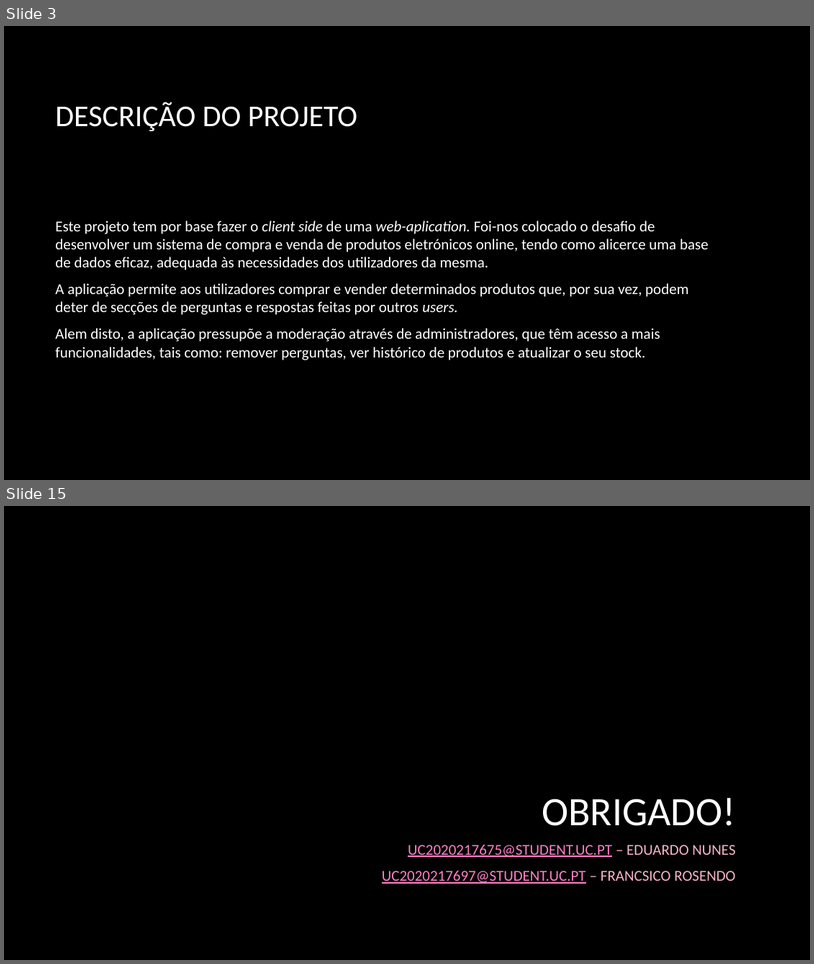
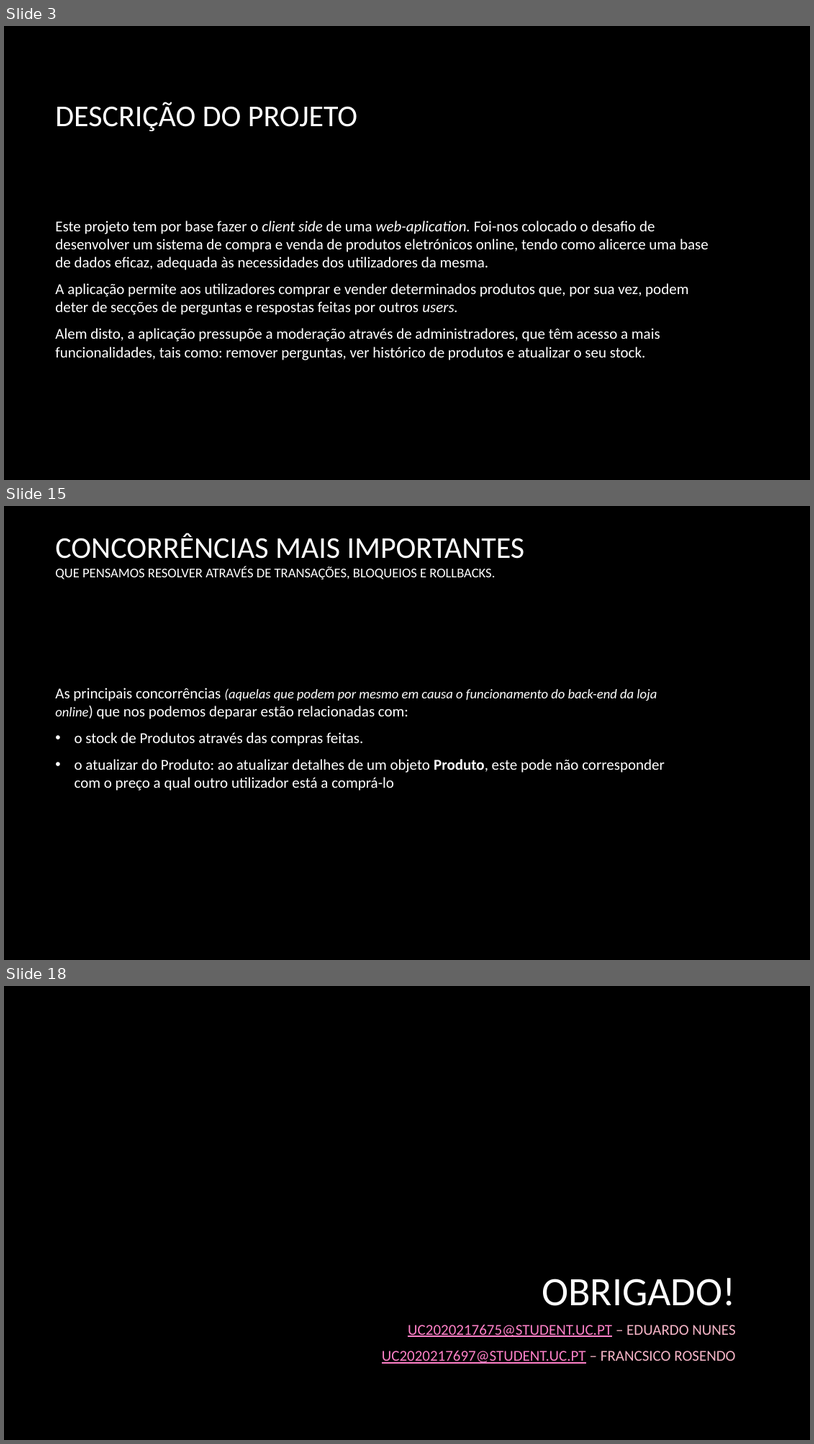
Before and after one commit to PolpEdu/Trabalho-Pr-ticpo, a slide deck: Trabalho prático.pptx. Shown one above the other, each under a label of ours: slides 3 and 15 before the commit, slides 3, 15 and 18 after it; the slides between them are not shown. The pictures are 814x964 and 814x1444 pixels, drawn with LibreOffice and Linux fonts; fonts in the diff are those of the drawing; background and template pictures are left out. Boxes give left, top, right and bottom in pixels: in the first picture for what was removed or moved away, otherwise in the second. Text is boxed around its words. In the diff, an @@ line names an element or a change of style, - is before the commit and + after.

```diff
--- a/Trabalho prático.pptx
+++ b/Trabalho prático.pptx
@@ slide 15 added at (4,506,810,960), background picture (left out) @@
@@ title added at (55,533,525,579), 16 pt, text #FFFFFF @@
+CONCORRÊNCIAS MAIS IMPORTANTES
+QUE PENSAMOS RESOLVER ATRAVÉS DE TRANSAÇÕES, BLOQUEIOS E ROLLBACKS.
@@ text added at (55,687,665,790), 18 pt, text #FFFFFF @@
+As principais concorrências (aquelas que podem por mesmo em causa o funcionamento do back-end da loja online) que nos podemos deparar estão relacionadas com:
+• o stock de Produtos através das compras feitas.
+• o atualizar do Produto: ao atualizar detalhes de um objeto Produto, este pode não corresponder com o preço a qual outro utilizador está a comprá-lo
@@ what was slide 15 is now slide 18 @@
```
Also in this commit, not shown: 11 slides changed, 2 other slides added, 4 other files.
